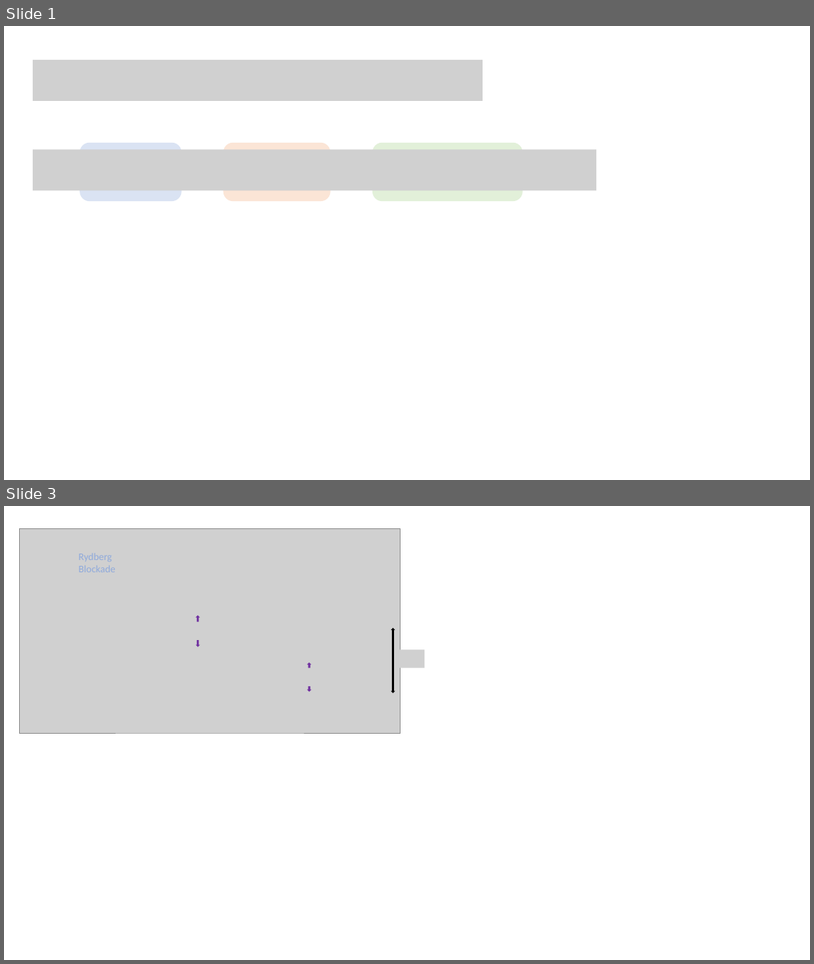
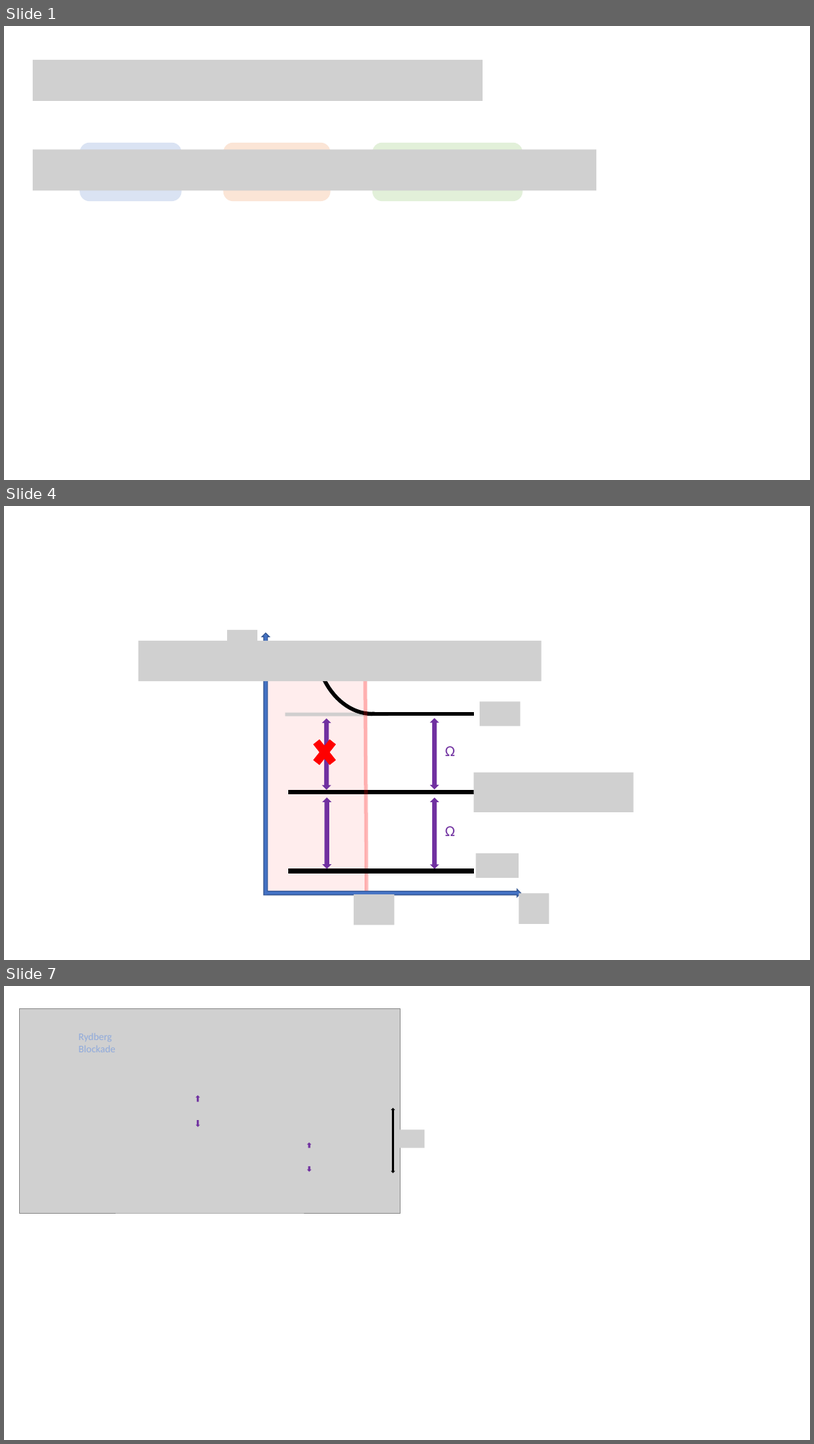
Before and after one commit to oliverlind/L4ProgressGUI, a slide deck: Diagram Powerpoints/Two atoms and energy levels.pptx. Shown one above the other, each under a label of ours: slides 1 and 3 before the commit, slides 1, 4 and 7 after it; the slides between them are not shown. The pictures are 814x964 and 814x1444 pixels, drawn with LibreOffice and Linux fonts; fonts in the diff are those of the drawing; grey boxes stand for pictures. Boxes give left, top, right and bottom in pixels: in the first picture for what was removed or moved away, otherwise in the second. Text is boxed around its words. In the diff, an @@ line names an element or a change of style, - is before the commit and + after.

```diff
--- a/Diagram Powerpoints/Two atoms and energy levels.pptx
+++ b/Diagram Powerpoints/Two atoms and energy levels.pptx
@@ slide 4 added at <box>4,506,810,960</box>, background #FFFFFF @@
@@ arc (boxed as its full ellipse) added at <box>312,567,430,716</box>, outline #000000 4.5 pt @@
@@ picture added at <box>227,630,257,660</box> @@
@@ freeform shape added at <box>262,633,521,897</box>, fill #4472C4, outline #325491 1 pt @@
@@ picture added at <box>139,641,542,682</box> @@
@@ rectangle added at <box>268,644,367,893</box>, fill #FF0000 at 7% opacity @@
@@ line added from (365, 645) to (367, 893), #FF0000 4.5 pt @@
@@ rectangle added at <box>286,713,388,716</box>, fill #D0CECE @@
@@ up down arrow added at <box>322,718,332,790</box>, fill #7030A0 @@
@@ rectangle added at <box>368,713,474,716</box>, fill #000000, outline #000000 1 pt @@
@@ up down arrow added at <box>430,718,440,789</box>, fill #7030A0 @@
@@ picture added at <box>480,701,521,726</box> @@
@@ cross added at <box>309,733,340,772</box>, fill #FF0000, outline #FF0000 1 pt @@
@@ text added at <box>445,746,455,756</box>, 18 pt, text #7030A0 @@
+Ω
@@ picture added at <box>474,772,634,812</box> @@
@@ rectangle added at <box>289,790,474,794</box>, fill #000000, outline #000000 1 pt @@
@@ up down arrow added at <box>323,798,332,869</box>, fill #7030A0 @@
@@ up down arrow added at <box>430,798,440,869</box>, fill #7030A0 @@
@@ text added at <box>445,826,455,836</box>, 18 pt, text #7030A0 @@
+Ω
@@ rectangle added at <box>289,869,474,872</box>, fill #000000, outline #000000 1 pt @@
@@ picture added at <box>476,853,519,878</box> @@
@@ picture added at <box>354,894,395,924</box> @@
@@ picture added at <box>520,893,550,924</box> @@
@@ what was slide 3 is now slide 7 @@
```
Also in this commit, not shown: 1 slide changed, 4 other slides added, 10 other files.
